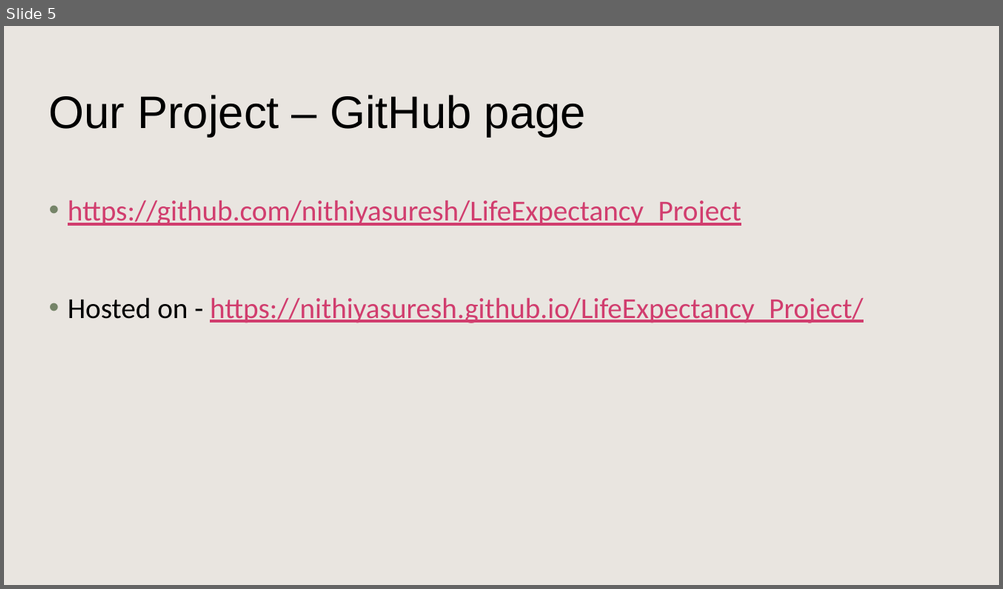
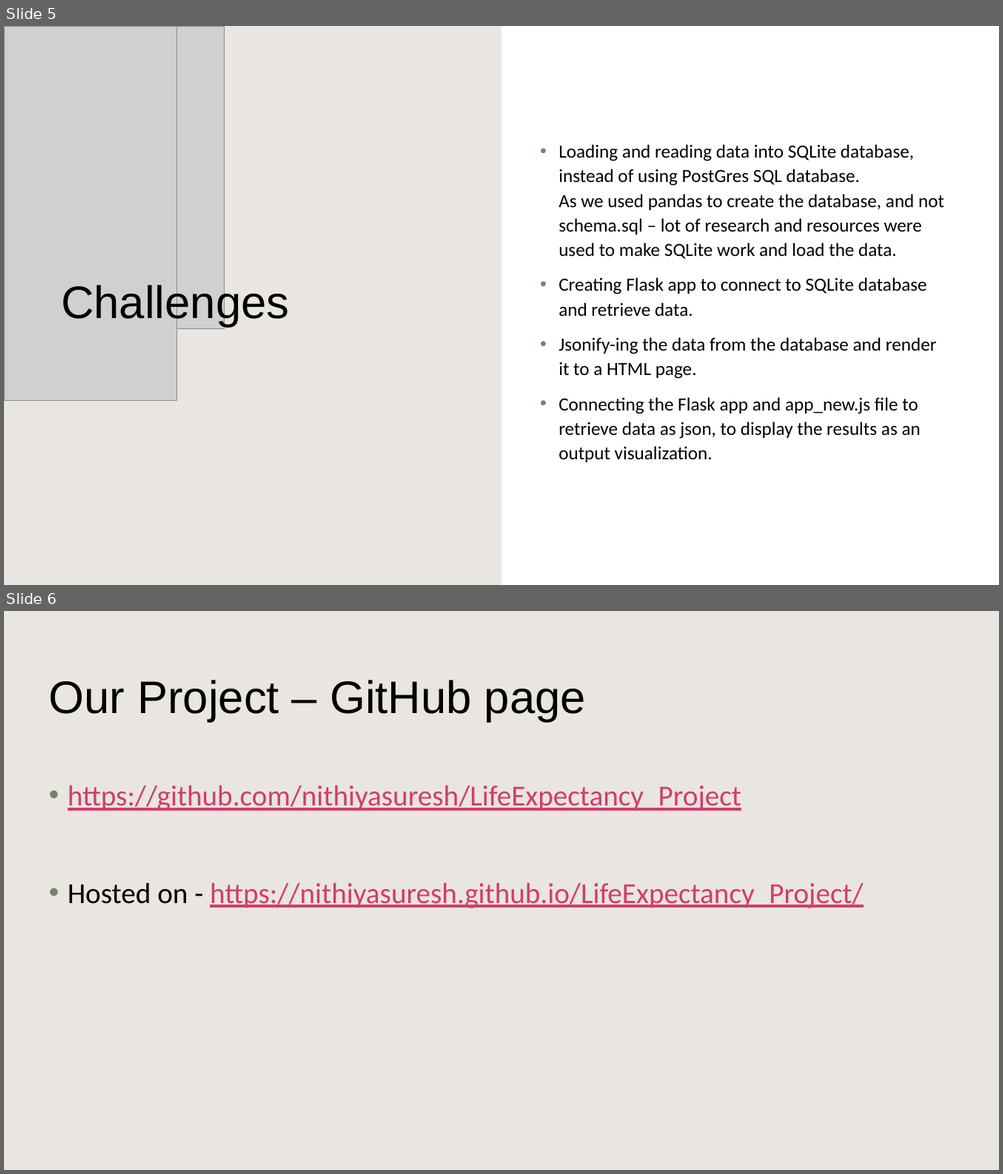
Before and after one commit to nithiyasuresh/LifeExpectancy_Project, a slide deck: Proposal Presentation/Life Expectancy presentation.pptx. Shown one above the other, each under a label of ours: slide 5 before the commit, slides 5 and 6 after it. The pictures are 1003x589 and 1003x1174 pixels, drawn with LibreOffice and Linux fonts; fonts in the diff are those of the drawing; grey boxes stand for pictures; background and template pictures are left out. Boxes give left, top, right and bottom in pixels: in the first picture for what was removed or moved away, otherwise in the second. Text is boxed around its words. In the diff, an @@ line names an element or a change of style, - is before the commit and + after.

```diff
--- a/Proposal Presentation/Life Expectancy presentation.pptx
+++ b/Proposal Presentation/Life Expectancy presentation.pptx
@@ slide 5 added at <box>4,26,999,585</box>, background picture (left out) @@
@@ rectangle added at <box>4,26,999,585</box>, fill #FFFFFF @@
@@ rectangle added at <box>4,26,502,585</box>, fill #E0DAD4 at 70% opacity @@
@@ picture added at <box>4,26,224,329</box> @@
@@ picture added at <box>4,26,177,401</box> @@
@@ text added at <box>558,144,944,463</box>, 18 pt, text #000000 @@
+• Loading and reading data into SQLite database, instead of using PostGres SQL database.
+  As we used pandas to create the database, and not schema.sql – lot of research and resources were used to make SQLite work and load the data.
+• Creating Flask app to connect to SQLite database and retrieve data.
+• Jsonify-ing the data from the database and render it to a HTML page.
+• Connecting the Flask app and app_new.js file to retrieve data as json, to display the results as an output visualization.
@@ title added at <box>61,282,289,327</box>, 44 pt, text #000000 @@
+Challenges
@@ what was slide 5 is now slide 6 @@
```
Also in this commit, not shown: 1 slide changed, 1 other slide added, 1 slide removed.
